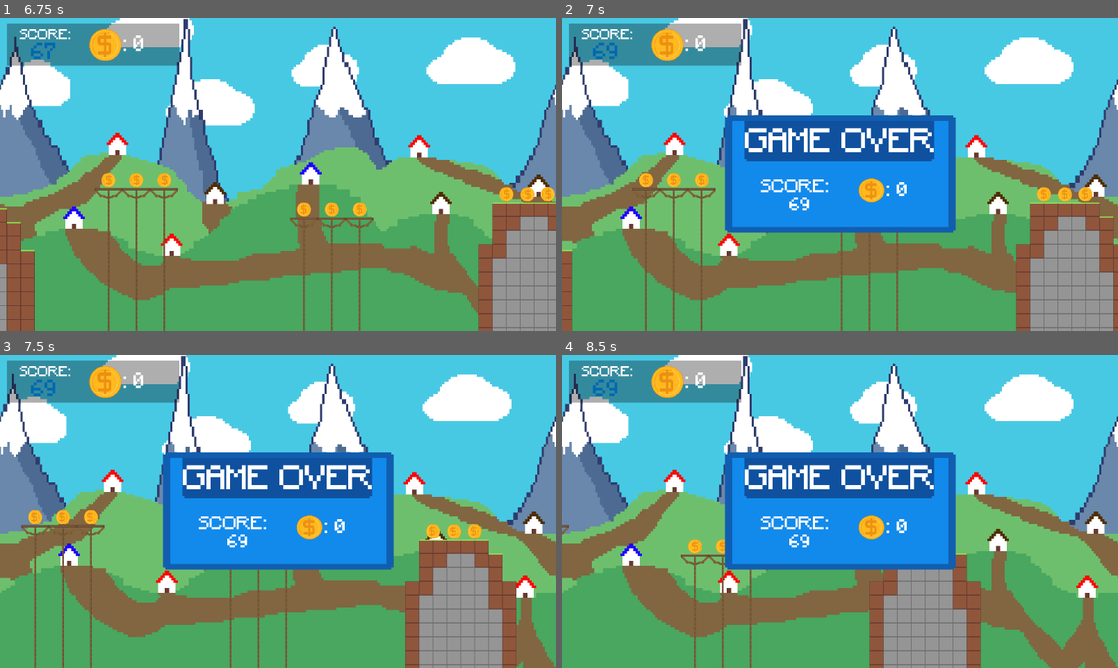
Above: before the commit, frames 1-4 (two rows, left to right).
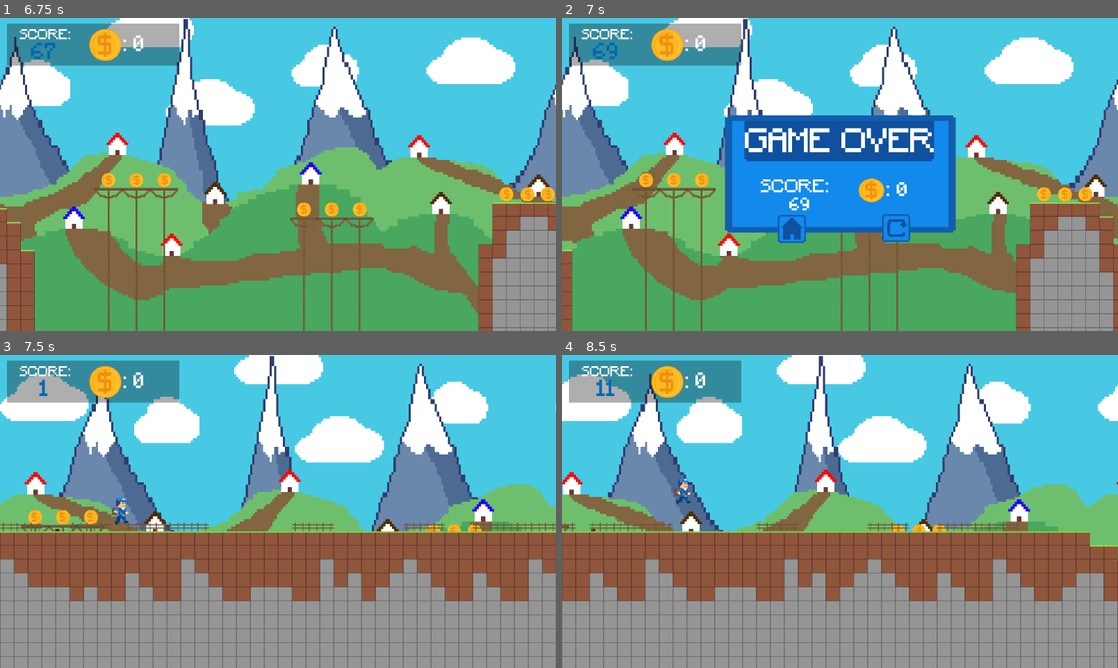
Above: after the commit, the same moments.

Repository: cratox111/postman-escaping
Game: Godot game, scene res://scenes/pages/mundoPrincipal.tscn
Two runs of this game, one before a commit and one after it. Both use one fixed random seed, a clock stepped at 60 frames per second and the inputs below.
Inputs (mouse positions are in pixels of both pictures, inside the frame that each line leads up to):
- Up to frame 1 (6.75 s): tap Enter (ui_accept) at 0.5, 0.77, 1.52, 3.02, 3.77, 4.52, 6.02 s
- Up to frame 2 (7 s): tap Enter (ui_accept) at 6.77 s
- Up to frame 3 (7.5 s): click (333, 564) at 7.27 s
- Up to frame 4 (8.5 s): tap Enter (ui_accept) at 8.27 s

Frame 1 is identical in both runs. In frame 2, 0.7% of the frame differs, in the area x 38-63%, y 62-72%; in frame 3, 71%; in frame 4, 74%, in the area x 0-100%, y 0-100%.

Commit message:
Termine el menu de muerte

Diff:
--- a/scenes/GUI/MenuDead.tscn
+++ b/scenes/GUI/MenuDead.tscn
@@ -1,9 +1,11 @@
-[gd_scene load_steps=5 format=3 uid="uid://b4ib5gq47ucvb"]
+[gd_scene load_steps=7 format=3 uid="uid://b4ib5gq47ucvb"]
 
 [ext_resource type="Script" path="res://scrips/menu_dead.gd" id="1_waixu"]
 [ext_resource type="Texture2D" uid="uid://5qhtek7fcvd3" path="res://assets/sprites/GIU/MenuDead.png" id="2_rsagv"]
 [ext_resource type="FontFile" uid="uid://dqvlk5n2tn7dy" path="res://assets/fonts/font.ttf" id="3_vhr7g"]
 [ext_resource type="Texture2D" uid="uid://64nomanfqp16" path="res://assets/sprites/Moneda.png" id="4_kcdq6"]
+[ext_resource type="Texture2D" uid="uid://dpvkeeehmj7t8" path="res://assets/sprites/GIU/BottonReset.png" id="5_7861f"]
+[ext_resource type="Texture2D" uid="uid://r14sthjo7ae" path="res://assets/sprites/GIU/ButtonHome.png" id="6_ww6gv"]
 
 [node name="MenuDead" type="Node2D"]
 position = Vector2(1280, 720)
@@ -64,3 +66,25 @@
 theme_override_font_sizes/font_size = 50
 text = ":"
 vertical_alignment = 1
+
+[node name="ButtonReset" type="Button" parent="."]
+offset_left = 190.0
+offset_top = 178.0
+offset_right = 327.0
+offset_bottom = 315.0
+theme_override_icons/icon = ExtResource("5_7861f")
+flat = true
+expand_icon = true
+
+[node name="ButtonHome" type="Button" parent="."]
+offset_left = -290.0
+offset_top = 181.0
+offset_right = -153.0
+offset_bottom = 321.0
+theme_override_icons/icon = ExtResource("6_ww6gv")
+icon = ExtResource("6_ww6gv")
+flat = true
+expand_icon = true
+
+[connection signal="pressed" from="ButtonReset" to="." method="_on_button_reset_pressed"]
+[connection signal="pressed" from="ButtonHome" to="." method="_on_button_home_pressed"]
--- a/scrips/Player.gd
+++ b/scrips/Player.gd
@@ -29,7 +29,7 @@
 		$AnimatedSprite2D.play("jump-impulse")
 	elif velocity.y > 0:
 		$AnimatedSprite2D.play("fall-jump")
-	elif  velocity.y == 0:
+	else:
 		$AnimatedSprite2D.play("run")
 
 
--- a/scrips/menu_dead.gd
+++ b/scrips/menu_dead.gd
@@ -10,3 +10,12 @@
 func _process(delta):
 	$Score/CountScore.text = " " + str($"../Gui".score)
 	$Coin/CountCoins.text = ": " + str($"../Player".coins)
+
+
+func _on_button_reset_pressed():
+	get_parent().get_tree().reload_current_scene()
+
+
+
+func _on_button_home_pressed():
+	pass # Replace with function body.
--- a/scrips/move_plataformas.gd
+++ b/scrips/move_plataformas.gd
@@ -4,5 +4,6 @@
 
 func _physics_process(delta):
 	position.x -= speed * delta
-	if position.x < -5000:
+
+	if position.x < -3200:
 		queue_free()
--- a/scrips/mundo_prueba.gd
+++ b/scrips/mundo_prueba.gd
@@ -5,6 +5,8 @@
 var Suelo2:PackedScene = preload("res://scenes/Suelos/Suelo2.tscn")
 var Suelo3:PackedScene = preload("res://scenes/Suelos/Suelo3.tscn")
 var Suelo4:PackedScene = preload("res://scenes/Suelos/Suelo4.tscn")
+var suelos = [Suelo1, Suelo3, Suelo4]
+var suelo_elegido
 var time_out = false
 var posicion
 var you_lost = false
@@ -24,18 +26,16 @@
 func generar_suelo():
 	if not you_lost:
 		var posicion = randi_range(750, 950)
-		var suelos = [Suelo1, Suelo3, Suelo4]
-		var suelo_elegido = suelos[randi_range(0, suelos.size() - 1)].instantiate()
+		suelo_elegido = suelos[randi_range(0, suelos.size() - 1)].instantiate()
 		suelo_elegido.global_position = Vector2(2750, posicion)
 		get_parent().add_child(suelo_elegido)
-
-		suelo_elegido.speed = 450
 
 		if $Gui.score > 300:
 			suelo_elegido.speed = 500
 		elif $Gui.score > 500:
 			suelo_elegido.speed = 550
-		print(suelo_elegido.speed)
+		else:
+			suelo_elegido.speed = 450
 
 
 func _on_timer_timeout():
Binary file changed: assets/sprites/GIU/BottonReset.png
Binary file added: assets/sprites/GIU/ButtonHome.png
Not shown, added: assets/sprites/GIU/ButtonHome.png.import
Not shown, changed: assets/sprites/.DS_Store
